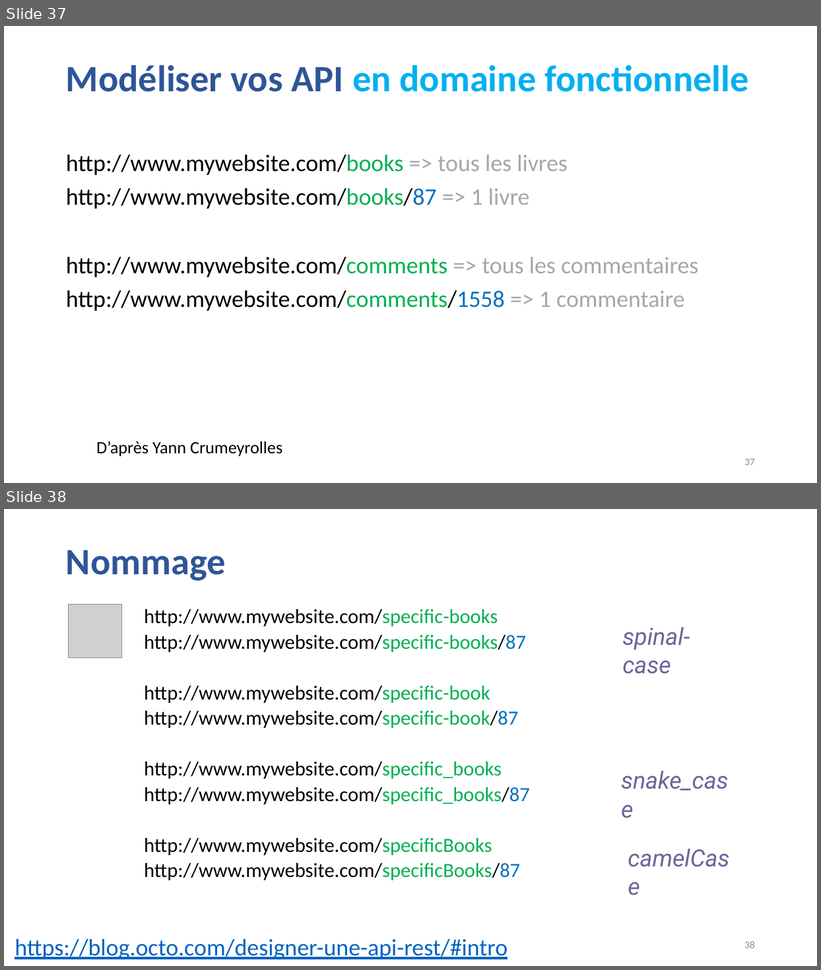
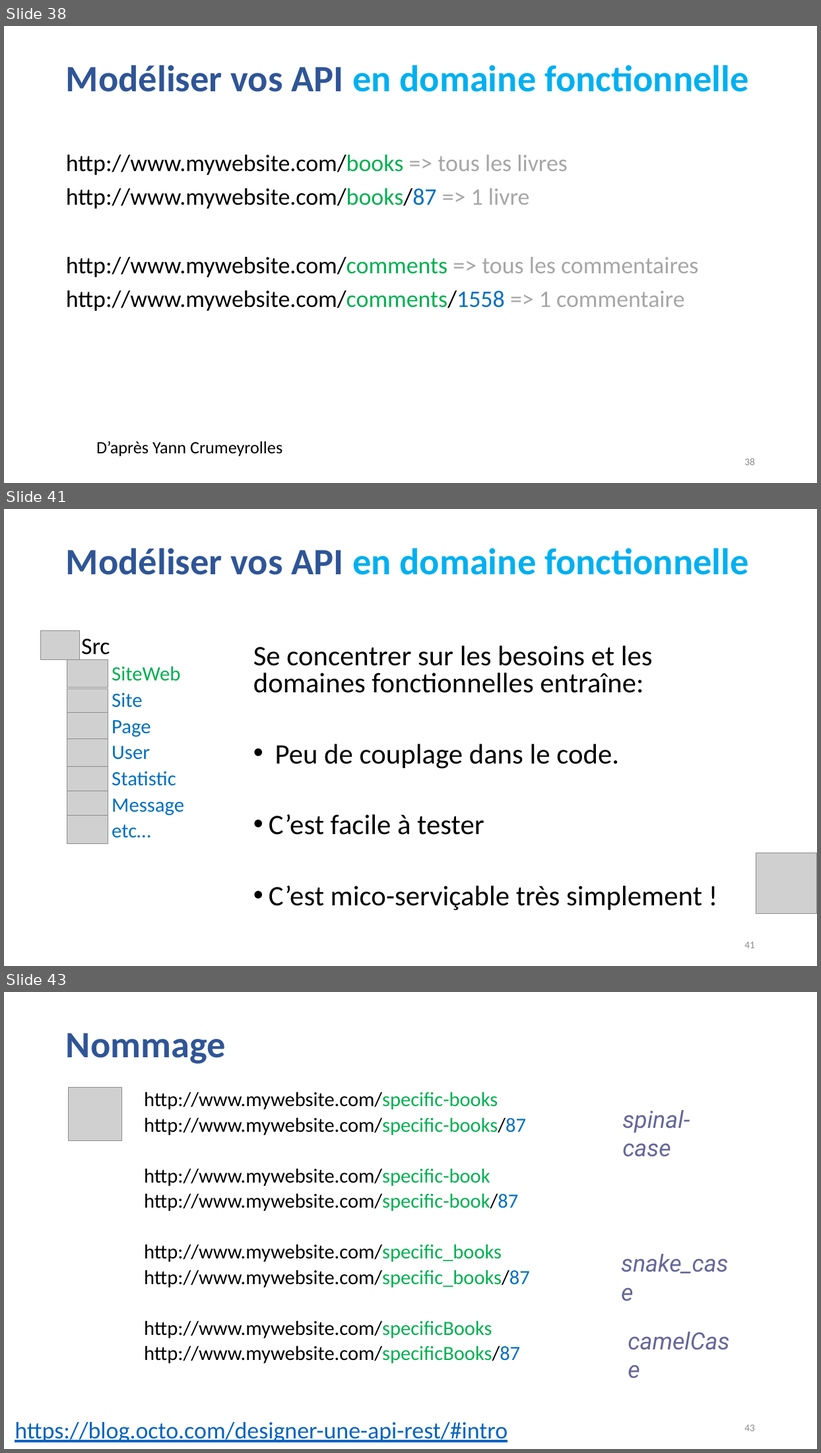
Before and after one commit to guillaumechervet/course.rest, a slide deck: documentations/3 - Web Services partie REST.pptx. Shown one above the other, each under a label of ours: slides 37 and 38 before the commit, slides 38, 41 and 43 after it; the slides between them are not shown. The pictures are 821x970 and 821x1453 pixels, drawn with LibreOffice and Linux fonts; fonts in the diff are those of the drawing; grey boxes stand for pictures. Boxes give left, top, right and bottom in pixels: in the first picture for what was removed or moved away, otherwise in the second. Text is boxed around its words. In the diff, an @@ line names an element or a change of style, - is before the commit and + after.

```diff
--- a/documentations/3 - Web Services partie REST.pptx
+++ b/documentations/3 - Web Services partie REST.pptx
@@ slide 41 added at [4, 509, 817, 966], background #FFFFFF @@
@@ title added at [66, 548, 749, 575], 44 pt, text #00B0F0, bold @@
+Modéliser vos API en domaine fonctionnelle
@@ picture added at [40, 631, 80, 660] @@
@@ text added at [81, 638, 184, 838], 24 pt, text #0070C0 @@
+• Src
+  • SiteWeb
+  • Site
+  • Page
+  • User
+  • Statistic
+  • Message
+  • etc…
@@ text added at [253, 646, 702, 910], 33.3 pt, text #000000 @@
+Se concentrer sur les besoins et les domaines fonctionnelles entraîne:
+• Peu de couplage dans le code.
+• C’est facile à tester
+• C’est mico-serviçable très simplement !
@@ picture added at [67, 659, 108, 688] @@
@@ picture added at [67, 689, 108, 717] @@
@@ picture added at [67, 713, 108, 741] @@
@@ picture added at [67, 739, 108, 767] @@
@@ picture added at [67, 767, 108, 795] @@
@@ picture added at [67, 791, 108, 819] @@
@@ picture added at [67, 816, 108, 844] @@
@@ picture added at [756, 853, 817, 914] @@
@@ page number added at [745, 942, 755, 949], 12 pt, text #8C8C8C @@
+41
@@ what was slide 37 is now slide 38 @@
@@ page number at [745, 458, 755, 466]: text changed @@
-37
+38
@@ what was slide 38 is now slide 43 @@
@@ page number at [745, 1425, 755, 1432]: text changed @@
-38
+43
```
Also in this commit, not shown: 8 slides changed, 7 other slides added, 2 slides removed.
